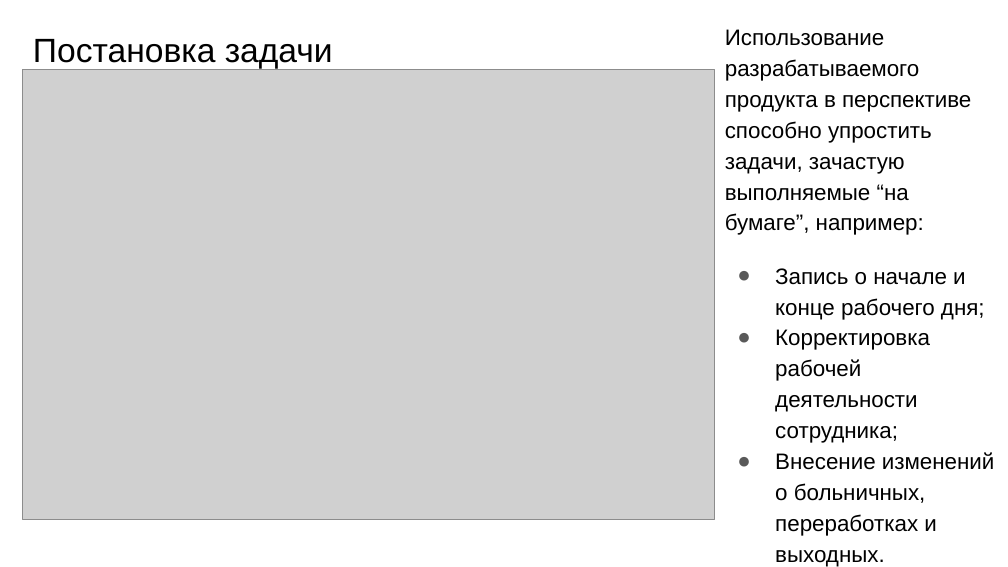
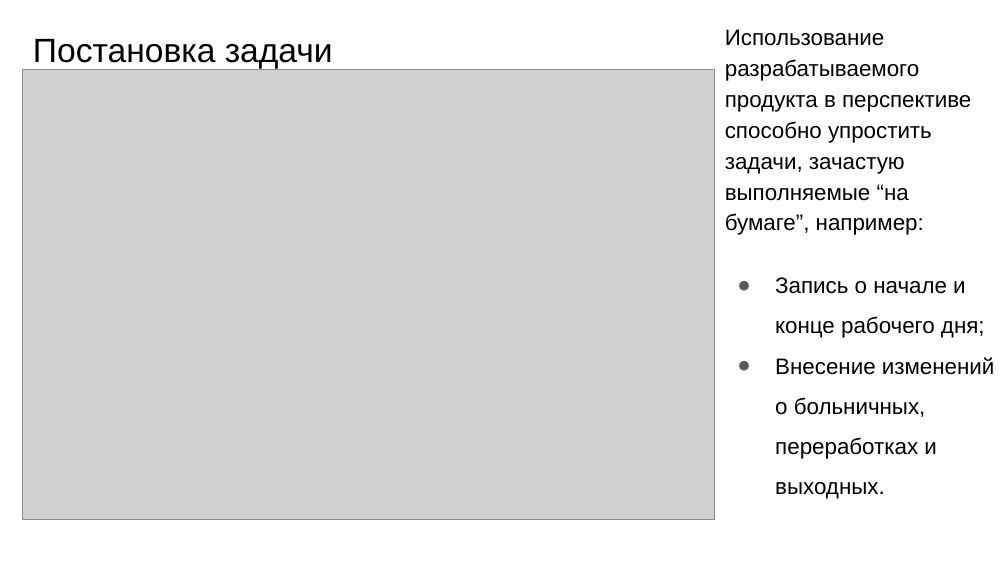
Before and after one commit to NikulinR/ITTimeRecording, a slide deck: slide 4 of Presentation.pptx. Drawn at 1008x567 pixels with LibreOffice and Linux fonts; fonts in the diff are those of the drawing; grey boxes stand for pictures. Boxes give left, top, right and bottom in pixels: in the first picture for what was removed or moved away, otherwise in the second. Text is boxed around its words. In the diff, an @@ line names an element or a change of style, - is before the commit and + after.

```diff
--- a/Presentation.pptx
+++ b/Presentation.pptx
@@ text at (775,277,994,499): line spacing 1.15 to 1.5 @@
@@ text at (775,329,930,443): paragraph removed @@
-● Корректировка рабочей деятельности сотрудника;
```
Also in this commit, not shown: 2 other slides changed, 7 slides added, 1 slide removed, 2 other files.
